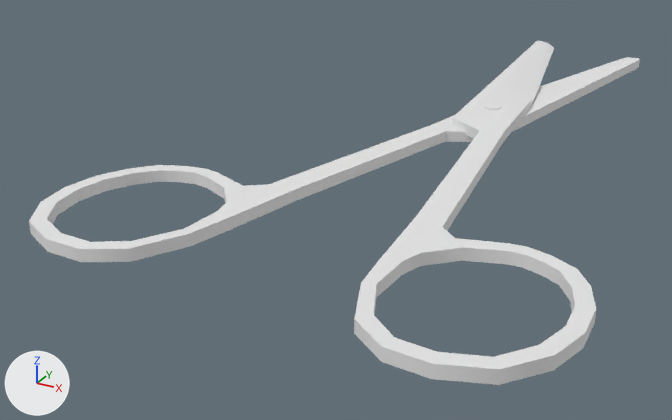
The FBX model care-up/Assets/_Models/scissors_bandaging.fbx, before and after one commit.
The view is the same before and after, from a camera (50 mm lens) standing at (0.0538, -0.1574, 0.0513) and looking at (-0.0176, -0.0276, -0.0136). The axes (+X, +Y, +Z) are drawn at lower left. The lights are the same throughout. Where no turn or scale is listed for an object, it has been applied to the vertices.

The first picture shows 'Hand1', 'Hand2'.
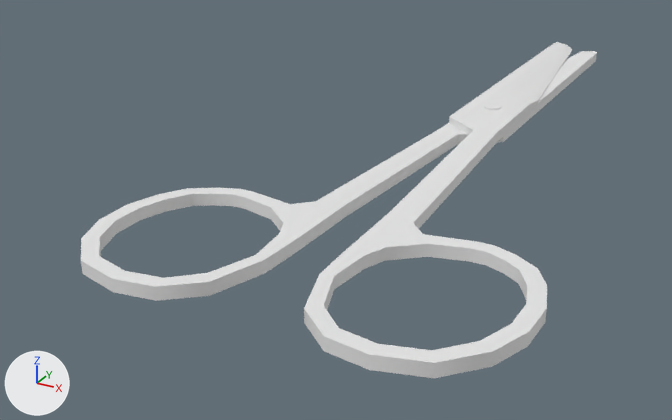
Location of each change, [x1, y1, x2, y2] in pixels of the pictures (672 x 420 px):
'Hand1', turned
    before: [354, 40, 596, 385]
    after: [304, 42, 572, 378]
'Hand2', turned
    before: [29, 57, 640, 262]
    after: [81, 51, 597, 301]

What the commit changed:
Object 'Hand1' (ob_hand1) turns from (0, 0, 4.4) to (0, 0, 0) degrees about x, y and z.
Object 'Hand2' (ob_hand2) turns from (0.1, 0, -11) to (0, 0, 0) degrees about x, y and z.
